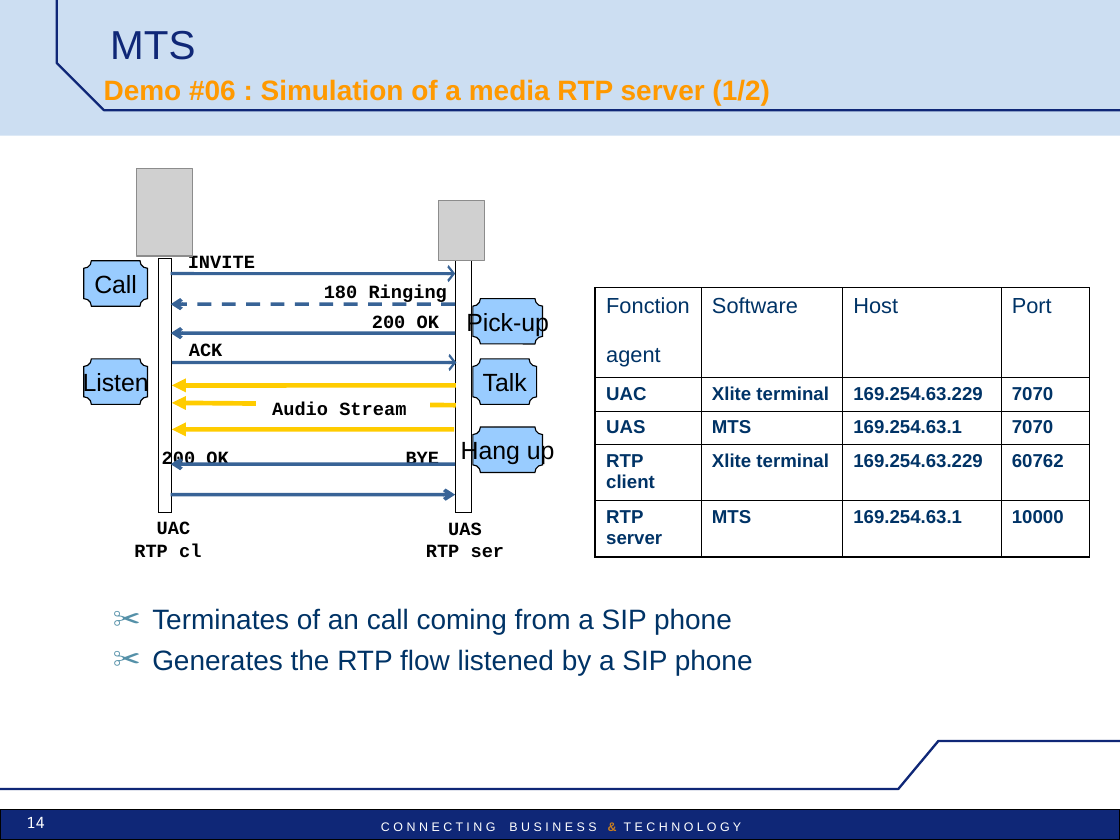
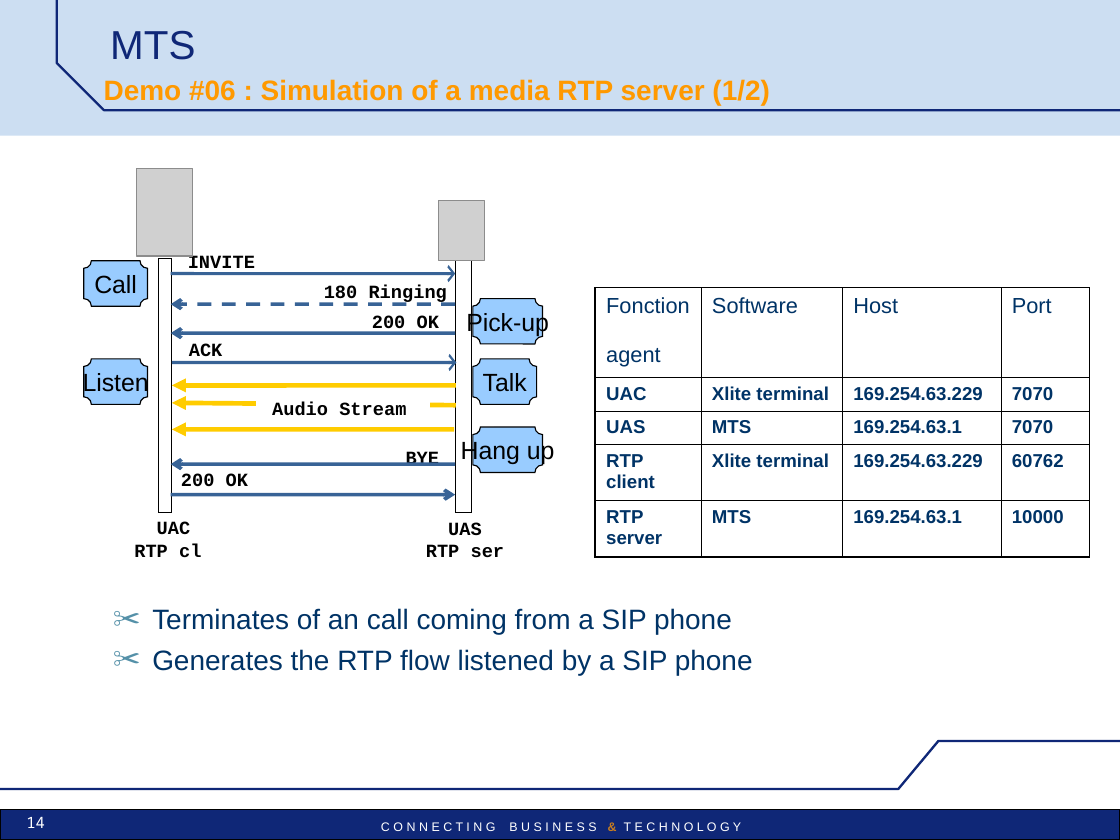
Before and after one commit to vu3mmg/mts-project, a slide deck: slide 14 of trunk/mts/src/main/doc/MTS_pres_demos.ppt. Drawn at 1120x840 pixels with LibreOffice and Linux fonts; fonts in the diff are those of the drawing; grey boxes stand for pictures; background and template pictures are left out. Boxes give left, top, right and bottom in pixels: in the first picture for what was removed or moved away, otherwise in the second. Text is boxed around its words. In the diff, an @@ line names an element or a change of style, - is before the commit and + after.

```diff
--- a/trunk/mts/src/main/doc/MTS_pres_demos.ppt
+++ b/trunk/mts/src/main/doc/MTS_pres_demos.ppt
@@ text "200 OK" rewrapped from (162, 451, 228, 470) to (181, 473, 248, 487) @@
```
Also in this commit, not shown: 14 other slides changed, 2 slides added.
